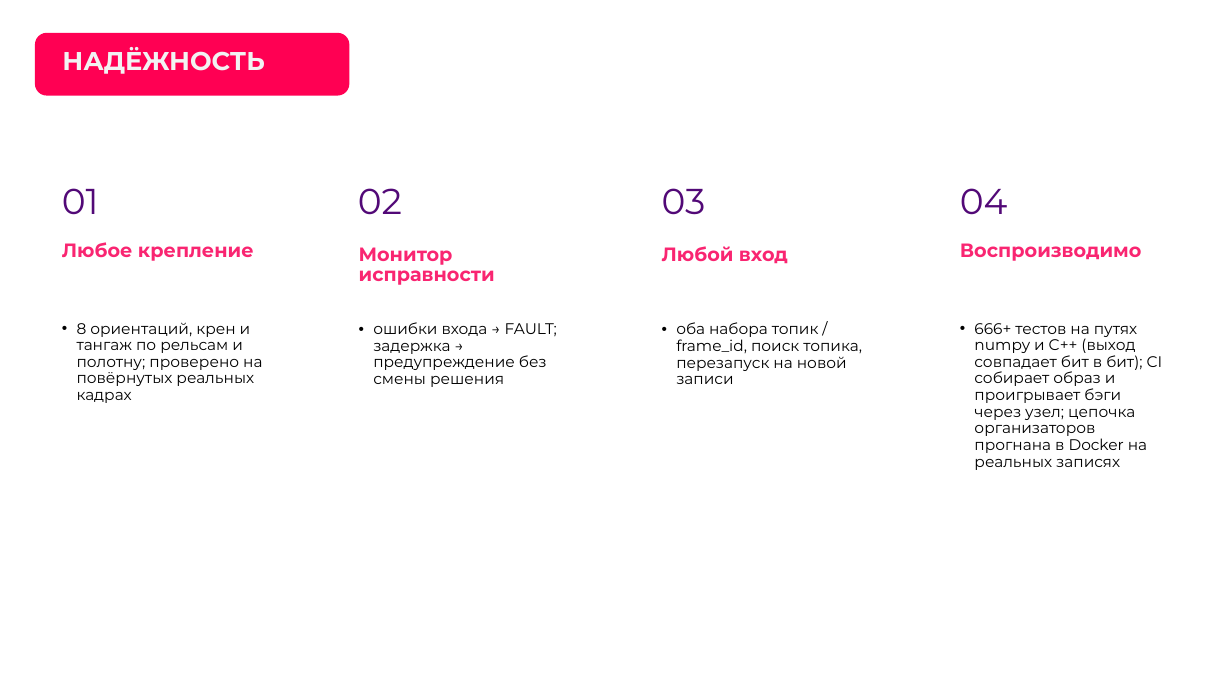
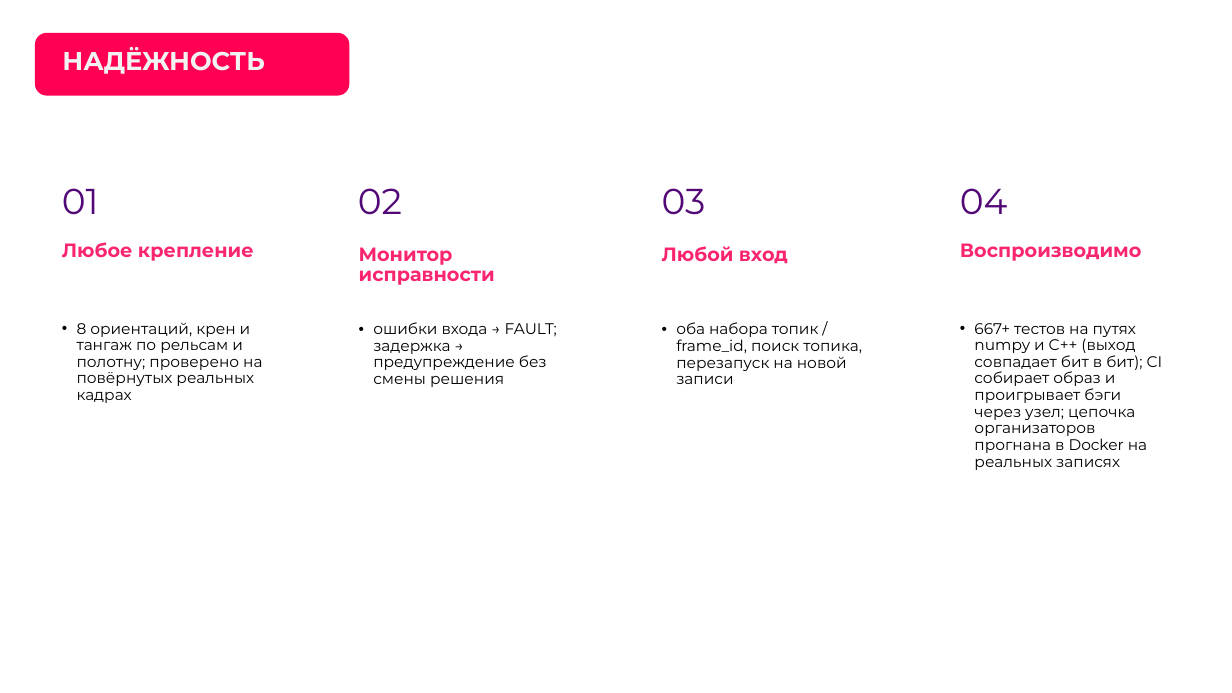
Before and after one commit to pmixay/ReSense, a slide deck: slide 14 of docs/presentation/ReSense_LCT2026.pptx. Drawn at 1232x693 pixels with LibreOffice and Linux fonts; fonts in the diff are those of the drawing; background and template pictures are left out. Boxes give left, top, right and bottom in pixels: in the first picture for what was removed or moved away, otherwise in the second. Text is boxed around its words. In the diff, an @@ line names an element or a change of style, - is before the commit and + after.

```diff
--- a/docs/presentation/ReSense_LCT2026.pptx
+++ b/docs/presentation/ReSense_LCT2026.pptx
@@ text at <box>974,323,1163,470</box>: text changed @@
-• 666+ тестов на путях numpy и C++ (выход совпадает бит в бит); CI собирает образ и проигрывает бэги через узел; цепочка организаторов прогнана в Docker на реальных записях
+• 667+ тестов на путях numpy и C++ (выход совпадает бит в бит); CI собирает образ и проигрывает бэги через узел; цепочка организаторов прогнана в Docker на реальных записях
```
Also in this commit, not shown: 1 other slide changed, 16 other files.
